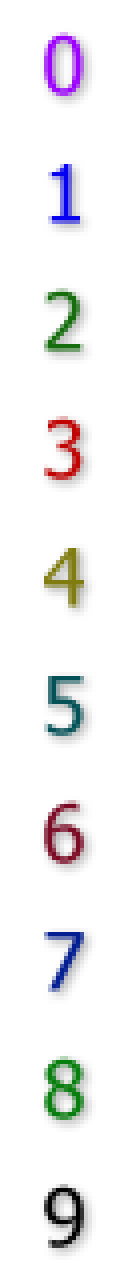
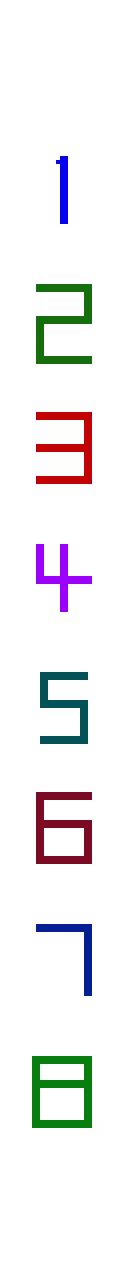
The second (128, 1280) image is a revision of the first. Changes to its layers:
removed layer "0 1 2 3 4 5 6 7 8 9" over [44, 32, 84, 1248]
added layer "new number" above "图层 1" over [32, 156, 92, 1128]
